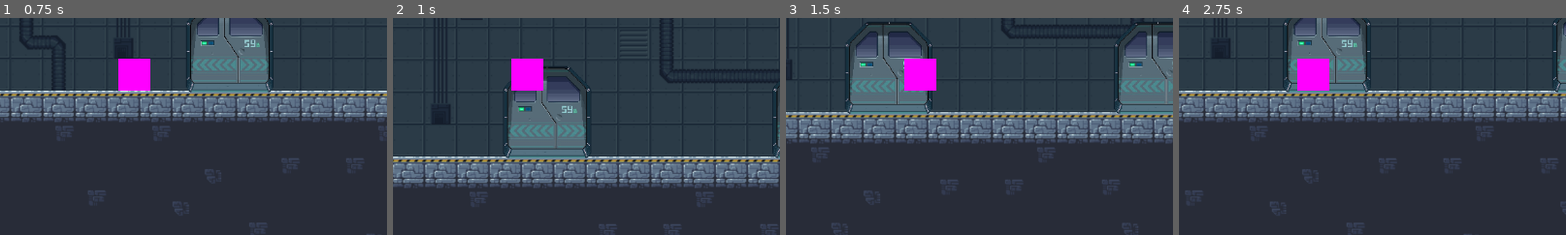
Above: before the commit, frames 1-4 (left to right).
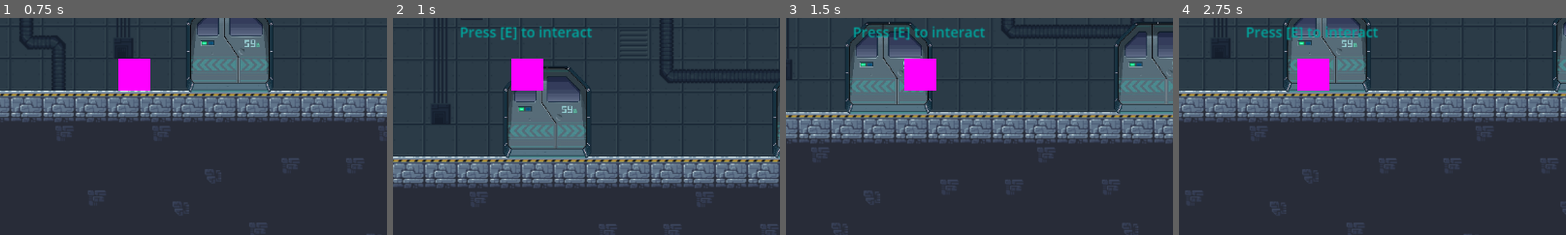
Above: after the commit, the same moments.

Repository: F-Yuksel/I2VGM-assignment3
Game: Godot game, scene res://Scenes/Levels/reactor/reactor_hallway.tscn
Two runs of this game, one before a commit and one after it. Both use one fixed random seed, a clock stepped at 60 frames per second and the inputs below.
Inputs:
- Up to frame 1 (0.75 s): tap Enter at 0.5 s; hold D (Right) from 0.53 s (still down); tap E (Interact) at 0.6 s
- Up to frame 2 (1 s): keep holding D (Right); tap Space (Jump) at 0.77 s
- Up to frame 3 (1.5 s): keep holding D (Right); tap E (Interact) at 1.25, 1.35 s
- Up to frame 4 (2.75 s): tap Space (Jump) at 1.52 s; release D (Right) at 2.03 s; hold A (Left) from 2.03 s (still down); tap E (Interact) at 2.1 s
The pictures show only the part of the screen within x 33-83%, y 37-87%; the shares and areas given below are measured in that part.

Frame 1 is identical in both runs. In frame 2, 0.8% of the frame differs, in the area x 17-52%, y 3-11%; in frame 3, 0.8%; in frame 4, 0.8%.

Commit message:
interract text

Diff:
--- a/itvgm-a3/Scenes/Levels/reactor/LQ3.tscn
+++ b/itvgm-a3/Scenes/Levels/reactor/LQ3.tscn
@@ -1,9 +1,10 @@
-[gd_scene load_steps=11 format=4 uid="uid://d3xf80f7hnhw0"]
+[gd_scene load_steps=12 format=4 uid="uid://d3xf80f7hnhw0"]
 
 [ext_resource type="Texture2D" uid="uid://ddbfekpeprw36" path="res://Imports/Foozle_2DT0001_Science_Fiction_Lab_TilesetDecorTraps/Foozle_2DT0001_Science_Fiction_Labs_Tileset/Tileset/level_tileset.png" id="1_eijj8"]
 [ext_resource type="PackedScene" uid="uid://xsors4k2rgg7" path="res://Scenes/player.tscn" id="2_5omtn"]
 [ext_resource type="Texture2D" uid="uid://dj7mvn2iccjja" path="res://Imports/Foozle_2DT0001_Science_Fiction_Lab_TilesetDecorTraps/Foozle_2DT0001_Science_Fiction_Labs_Tileset/Decor/full decor tiles.png" id="2_uyl3h"]
 [ext_resource type="PackedScene" uid="uid://dute4v511dbtp" path="res://Scenes/Levels/reactor/door.tscn" id="4_fmq4x"]
+[ext_resource type="PackedScene" uid="uid://3di81jfd6h7r" path="res://Scenes/Levels/reactor/interact.tscn" id="5_573nf"]
 
 [sub_resource type="TileSetAtlasSource" id="TileSetAtlasSource_gfulm"]
 texture = ExtResource("1_eijj8")
@@ -165,3 +166,7 @@
 
 [node name="Camera2D" type="Camera2D" parent="Player"]
 zoom = Vector2(1.5, 1.5)
+
+[node name="Interact" parent="Player" instance=ExtResource("5_573nf")]
+visible = false
+position = Vector2(0, 74.04)
--- a/itvgm-a3/Scenes/Levels/reactor/LQ4.tscn
+++ b/itvgm-a3/Scenes/Levels/reactor/LQ4.tscn
@@ -1,9 +1,10 @@
-[gd_scene load_steps=11 format=4 uid="uid://c0ues45esb4a8"]
+[gd_scene load_steps=12 format=4 uid="uid://c0ues45esb4a8"]
 
 [ext_resource type="Texture2D" uid="uid://ddbfekpeprw36" path="res://Imports/Foozle_2DT0001_Science_Fiction_Lab_TilesetDecorTraps/Foozle_2DT0001_Science_Fiction_Labs_Tileset/Tileset/level_tileset.png" id="1_xjb3v"]
 [ext_resource type="Texture2D" uid="uid://dj7mvn2iccjja" path="res://Imports/Foozle_2DT0001_Science_Fiction_Lab_TilesetDecorTraps/Foozle_2DT0001_Science_Fiction_Labs_Tileset/Decor/full decor tiles.png" id="2_bmtg3"]
 [ext_resource type="PackedScene" uid="uid://xsors4k2rgg7" path="res://Scenes/player.tscn" id="3_ep54k"]
 [ext_resource type="PackedScene" uid="uid://dute4v511dbtp" path="res://Scenes/Levels/reactor/door.tscn" id="3_sl505"]
+[ext_resource type="PackedScene" uid="uid://3di81jfd6h7r" path="res://Scenes/Levels/reactor/interact.tscn" id="5_kniag"]
 
 [sub_resource type="TileSetAtlasSource" id="TileSetAtlasSource_halw5"]
 texture = ExtResource("1_xjb3v")
@@ -165,3 +166,7 @@
 
 [node name="Camera2D" type="Camera2D" parent="Player"]
 zoom = Vector2(1.5, 1.5)
+
+[node name="Interact" parent="Player" instance=ExtResource("5_kniag")]
+visible = false
+position = Vector2(0, 74.04)
--- /dev/null
+++ b/itvgm-a3/Scenes/Levels/reactor/interact.tscn
@@ -0,0 +1,18 @@
+[gd_scene load_steps=2 format=3 uid="uid://3di81jfd6h7r"]
+
+[sub_resource type="LabelSettings" id="LabelSettings_rcoa0"]
+font_size = 14
+font_color = Color(0, 0.65, 0.6175, 1)
+outline_color = Color(0, 0, 0, 1)
+
+[node name="Interact" type="Node2D"]
+
+[node name="Label" type="Label" parent="."]
+offset_left = -76.0
+offset_top = -127.0
+offset_right = 75.0
+offset_bottom = -104.0
+text = "Press [E] to interact"
+label_settings = SubResource("LabelSettings_rcoa0")
+horizontal_alignment = 1
+vertical_alignment = 1
--- a/itvgm-a3/Scenes/Levels/reactor/reactor_hallway.tscn
+++ b/itvgm-a3/Scenes/Levels/reactor/reactor_hallway.tscn
@@ -1,8 +1,9 @@
-[gd_scene load_steps=8 format=4 uid="uid://dy48isccya80f"]
+[gd_scene load_steps=9 format=4 uid="uid://dy48isccya80f"]
 
 [ext_resource type="Texture2D" uid="uid://ddbfekpeprw36" path="res://Imports/Foozle_2DT0001_Science_Fiction_Lab_TilesetDecorTraps/Foozle_2DT0001_Science_Fiction_Labs_Tileset/Tileset/level_tileset.png" id="1_8v6ov"]
 [ext_resource type="PackedScene" uid="uid://xsors4k2rgg7" path="res://Scenes/player.tscn" id="2_dniw1"]
 [ext_resource type="PackedScene" uid="uid://dute4v511dbtp" path="res://Scenes/Levels/reactor/door.tscn" id="3_agopb"]
+[ext_resource type="PackedScene" uid="uid://3di81jfd6h7r" path="res://Scenes/Levels/reactor/interact.tscn" id="4_s3qhy"]
 
 [sub_resource type="TileSetAtlasSource" id="TileSetAtlasSource_oriai"]
 texture = ExtResource("1_8v6ov")
@@ -126,3 +127,7 @@
 
 [node name="Camera2D" type="Camera2D" parent="Player"]
 zoom = Vector2(1.5, 1.5)
+
+[node name="Interact" parent="Player" instance=ExtResource("4_s3qhy")]
+visible = false
+position = Vector2(0, 74.04)
--- a/itvgm-a3/Scripts/door/door.gd
+++ b/itvgm-a3/Scripts/door/door.gd
@@ -26,11 +26,14 @@
 		else:
 			print("Warning: Unknown door name. nextScenePath is not set.")
 		playerInside = true
+
+		$"../Player/Interact".visible = true;
 		print("Player entered the door area.")
 
 func _on_body_exited(body):
 	if body.name == playerName:
 		playerInside = false
+		$"../Player/Interact".visible = false;
 		print("Player exited the door area.")
 
 func _process(delta: float) -> void:
